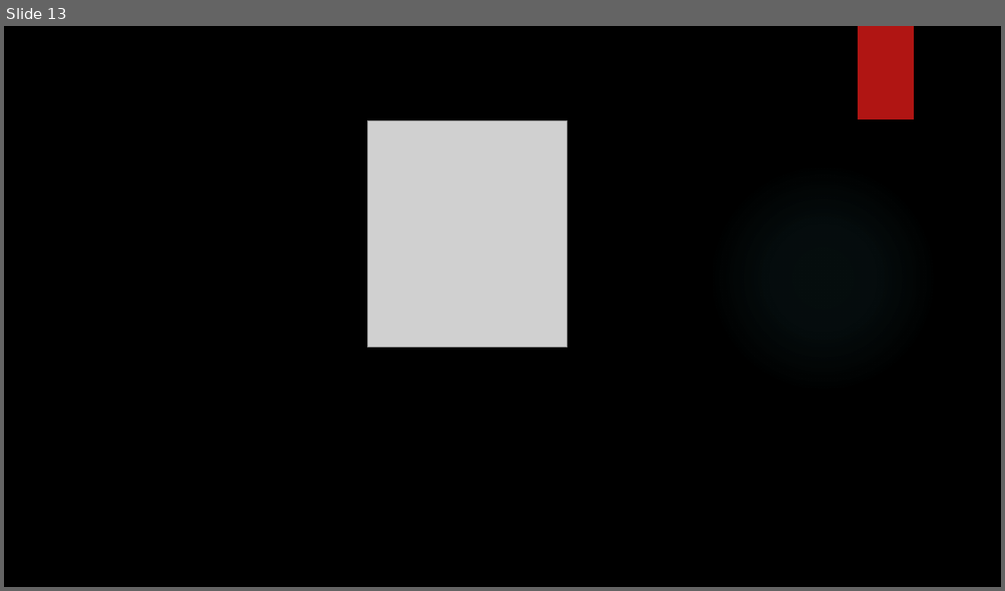
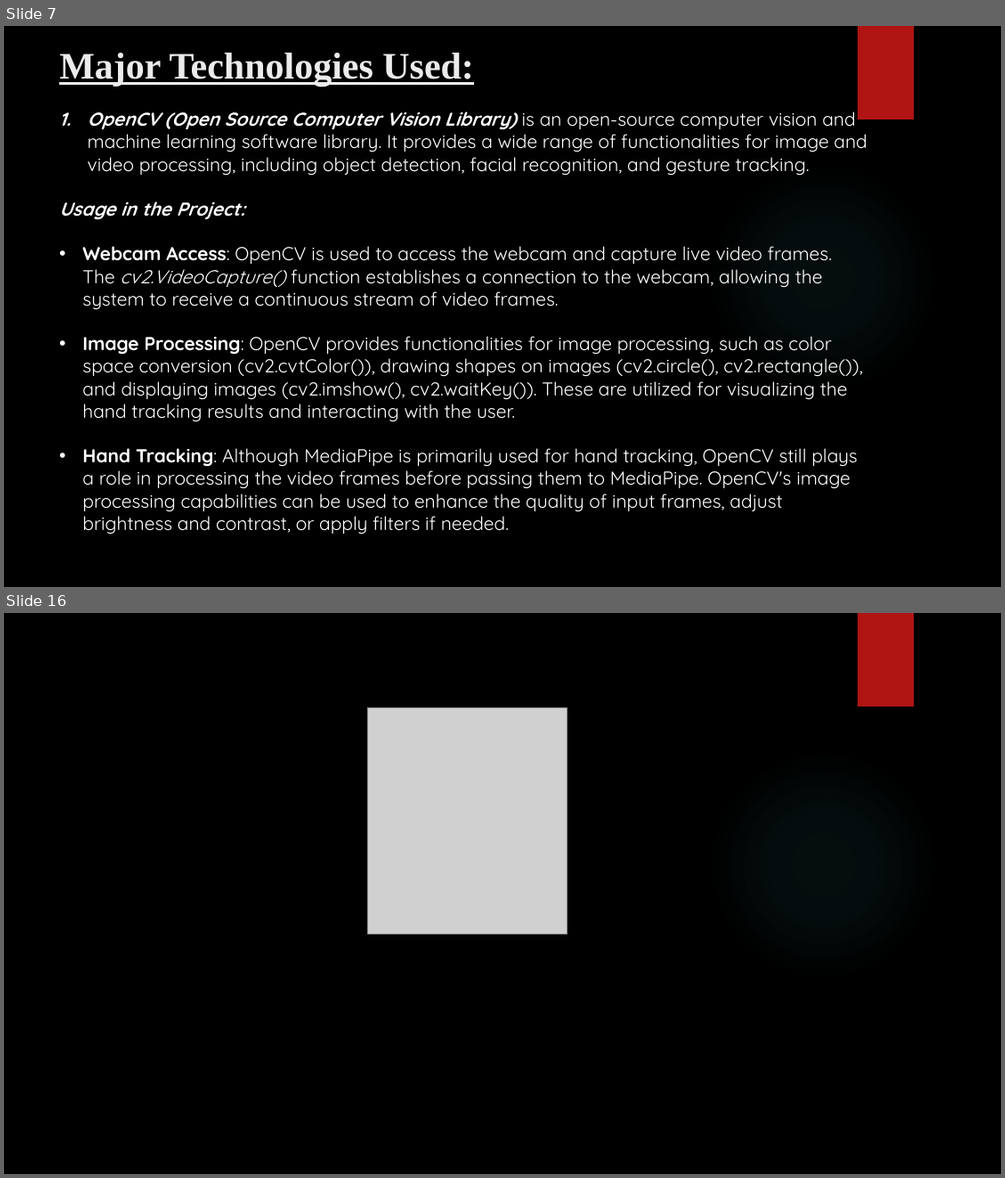
Before and after one commit to thatsabhishek/Gesture-Control-System, a slide deck: Gesture Control System.pptx. Shown one above the other, each under a label of ours: slide 13 before the commit, slides 7 and 16 after it; the slides between them are not shown. The pictures are 1005x591 and 1005x1178 pixels, drawn with LibreOffice and Linux fonts; fonts in the diff are those of the drawing; grey boxes stand for pictures; background and template pictures are left out. Boxes give left, top, right and bottom in pixels: in the first picture for what was removed or moved away, otherwise in the second. Text is boxed around its words. In the diff, an @@ line names an element or a change of style, - is before the commit and + after.

```diff
--- a/Gesture Control System.pptx
+++ b/Gesture Control System.pptx
@@ slide 7 added at (4, 26, 1001, 587), background picture (left out); not listed: 2 template elements that a slide beside it also shows @@
@@ title added at (59, 53, 474, 86), 36 pt, text #EBEBEB, bold, underline @@
+Major Technologies Used:
@@ text added at (59, 111, 866, 534), 18 pt, text #FFFFFF @@
+1. OpenCV (Open Source Computer Vision Library) is an open-source computer vision and machine learning software library. It provides a wide range of functionalities for image and video processing, including object detection, facial recognition, and gesture tracking.
+Usage in the Project:
+• Webcam Access: OpenCV is used to access the webcam and capture live video frames. The cv2.VideoCapture() function establishes a connection to the webcam, allowing the system to receive a continuous stream of video frames.
+• Image Processing: OpenCV provides functionalities for image processing, such as color space conversion (cv2.cvtColor()), drawing shapes on images (cv2.circle(), cv2.rectangle()), and displaying images (cv2.imshow(), cv2.waitKey()). These are utilized for visualizing the hand tracking results and interacting with the user.
+• Hand Tracking: Although MediaPipe is primarily used for hand tracking, OpenCV still plays a role in processing the video frames before passing them to MediaPipe. OpenCV's image processing capabilities can be used to enhance the quality of input frames, adjust brightness and contrast, or apply filters if needed.
@@ what was slide 13 is now slide 16 @@
```
Also in this commit, not shown: 2 slides changed, 12 other slides added, 10 slides removed.
